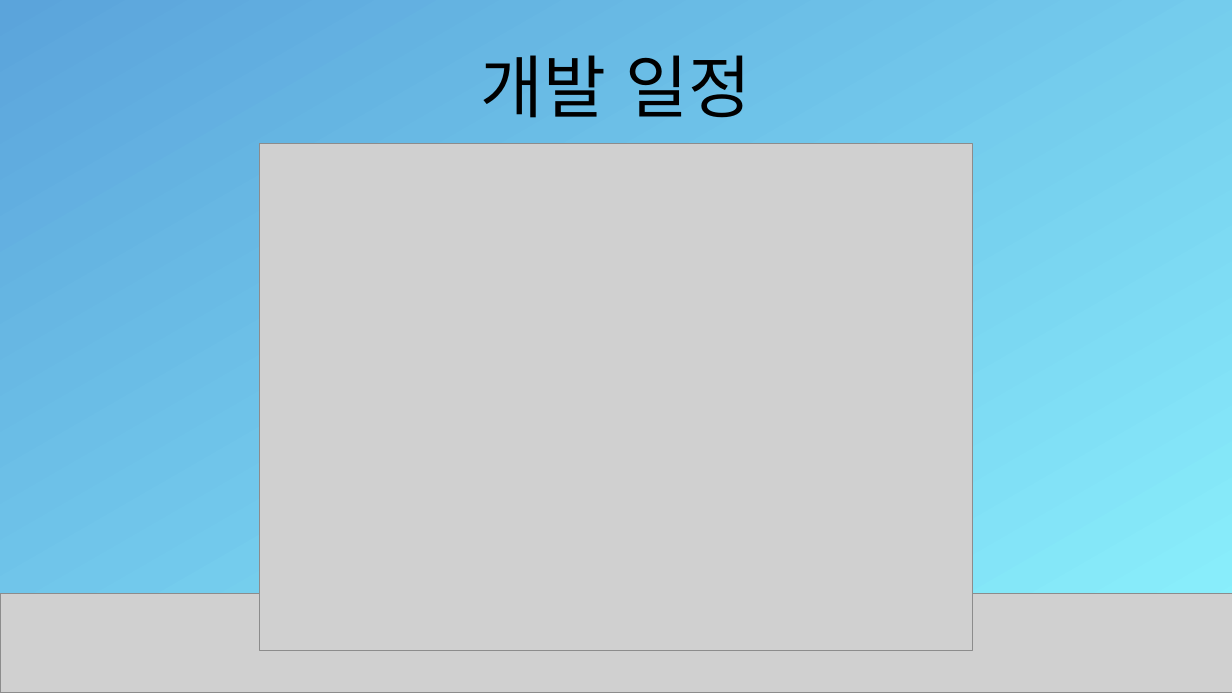
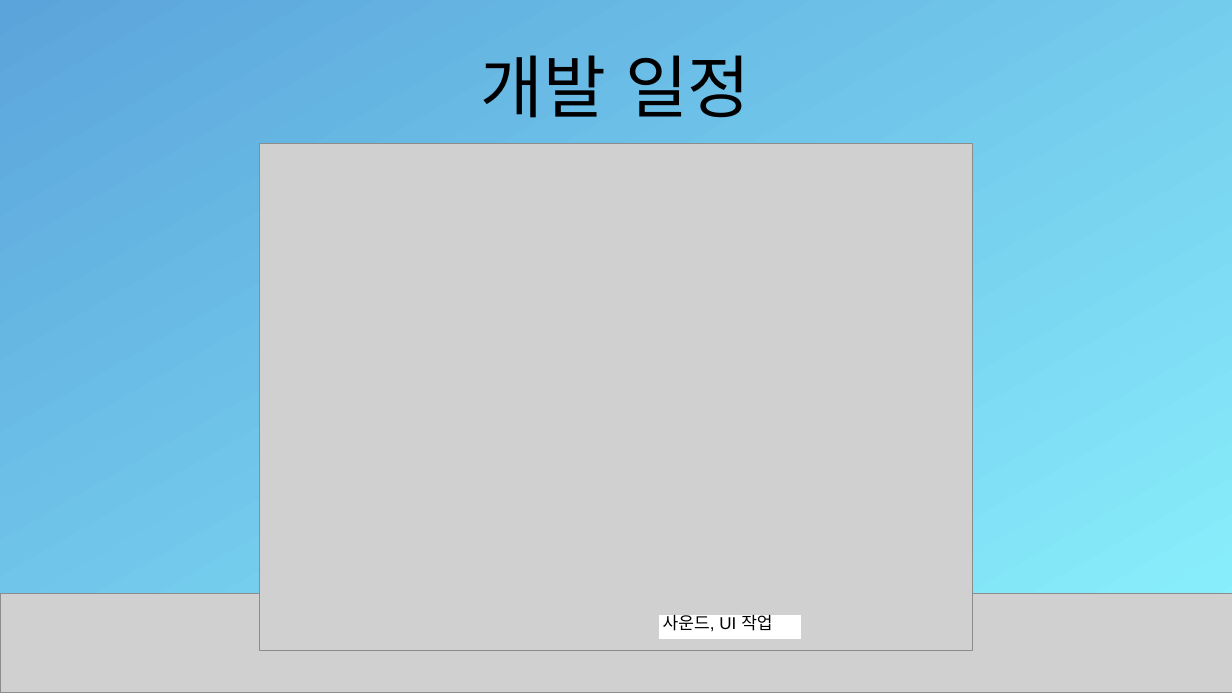
Before and after one commit to TU-PJY/NON_STOP_2, a slide deck: slide 6 of 2D 게임 프로그래밍 1차 발표.pptx. Drawn at 1232x693 pixels with LibreOffice and Linux fonts; fonts in the diff are those of the drawing; grey boxes stand for pictures. Boxes give left, top, right and bottom in pixels: in the first picture for what was removed or moved away, otherwise in the second. Text is boxed around its words. In the diff, an @@ line names an element or a change of style, - is before the commit and + after.

```diff
--- a/2D 게임 프로그래밍 1차 발표.pptx
+++ b/2D 게임 프로그래밍 1차 발표.pptx
@@ rectangle added at <box>661,616,802,638</box>, fill #FFFFFF, outline #FFFFFF 0.75 pt @@
@@ text added at <box>663,612,772,631</box>, 11 pt, text #000000 @@
+사운드, UI 작업
```
Also in this commit, not shown: 2 other slides changed.
